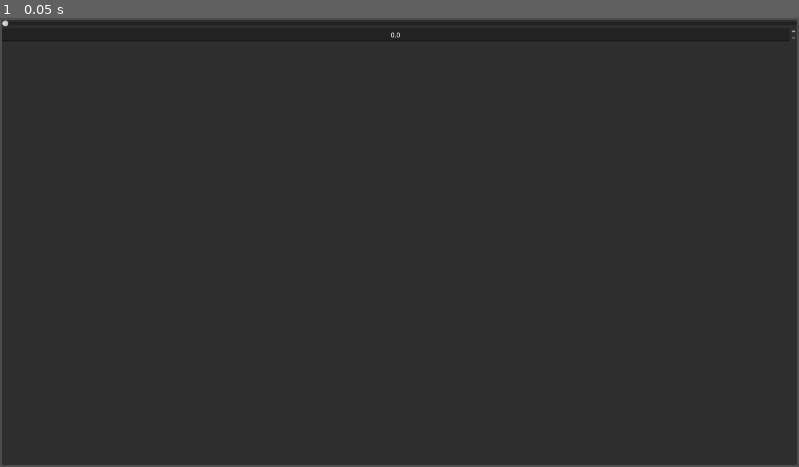
Above: before the commit, frame 1.
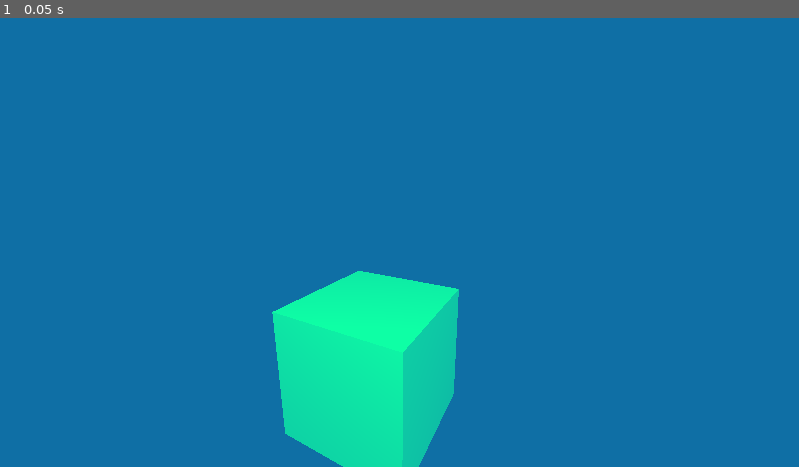
Above: after the commit, the same moment.

Repository: Sammaeliusz/PC-Repo
Game: Godot game, scene res://control.tscn
Two runs of this game, one before a commit and one after it. Both use one fixed random seed, a clock stepped at 60 frames per second and the inputs below. Before the commit the project starts from res://UI/UI.tscn.
Inputs:
- Up to frame 1 (0.05 s): no input

The runs differ from the first frame. In frame 1, 100% of the frame differs, in the area x 0-100%, y 0-100%.

Commit message:
KS Update

Diff:
--- a/GGUI/krzywe-światy/control.tscn
+++ b/GGUI/krzywe-światy/control.tscn
@@ -10,7 +10,25 @@
 [sub_resource type="BoxMesh" id="BoxMesh_126ht"]
 material = SubResource("StandardMaterial3D_uchyk")
 
+[sub_resource type="Sky" id="Sky_uchyk"]
+
+[sub_resource type="Environment" id="Environment_126ht"]
+background_mode = 1
+background_color = Color(0.05756113, 0.4364125, 0.6467294, 1)
+sky = SubResource("Sky_uchyk")
+
 [node name="Node3D" type="Node3D" unique_id=689650400]
+
+[node name="OmniLight3D" type="OmniLight3D" parent="." unique_id=459530045]
+transform = Transform3D(0.9309355, 0, 0.36518356, 0, 1, 0, -0.36518356, 0, 0.9309355, 1.3482878, 3.0347452, 2.6278863)
+light_color = Color(0, 1, 0, 1)
+light_energy = 3.966
+light_indirect_energy = 3.69
+omni_range = 34.655
+
+[node name="Camera3D" type="Camera3D" parent="." unique_id=465386055]
+transform = Transform3D(0.8832157, -0.10537967, 0.4569739, 0, 0.9744266, 0.22470595, -0.46896696, -0.19846383, 0.8606289, 1.1250181, 1.4088764, 1.7140911)
+current = true
 
 [node name="StaticBody3D" type="StaticBody3D" parent="." unique_id=1427176165]
 
@@ -20,6 +38,5 @@
 [node name="MeshInstance3D" type="MeshInstance3D" parent="StaticBody3D" unique_id=1027060124]
 mesh = SubResource("BoxMesh_126ht")
 
-[node name="Camera3D" type="Camera3D" parent="." unique_id=465386055]
-transform = Transform3D(1, 0, 0, 0, 1, 0, 0, 0, 1, 0, 0, 2.1517618)
-current = true
+[node name="WorldEnvironment" type="WorldEnvironment" parent="." unique_id=262713238]
+environment = SubResource("Environment_126ht")
--- a/GGUI/krzywe-światy/project.godot
+++ b/GGUI/krzywe-światy/project.godot
@@ -11,7 +11,7 @@
 [application]
 
 config/name="Krzywe Światy"
-run/main_scene="uid://cmc5a4dqynjn3"
+run/main_scene="uid://cbqog3ohiwero"
 config/features=PackedStringArray("4.7", "Forward Plus")
 config/icon="res://icon.svg"
 
Not shown: 1 places in GGUI/krzywe-światy/UI/UI.tscn that only renumber resources
